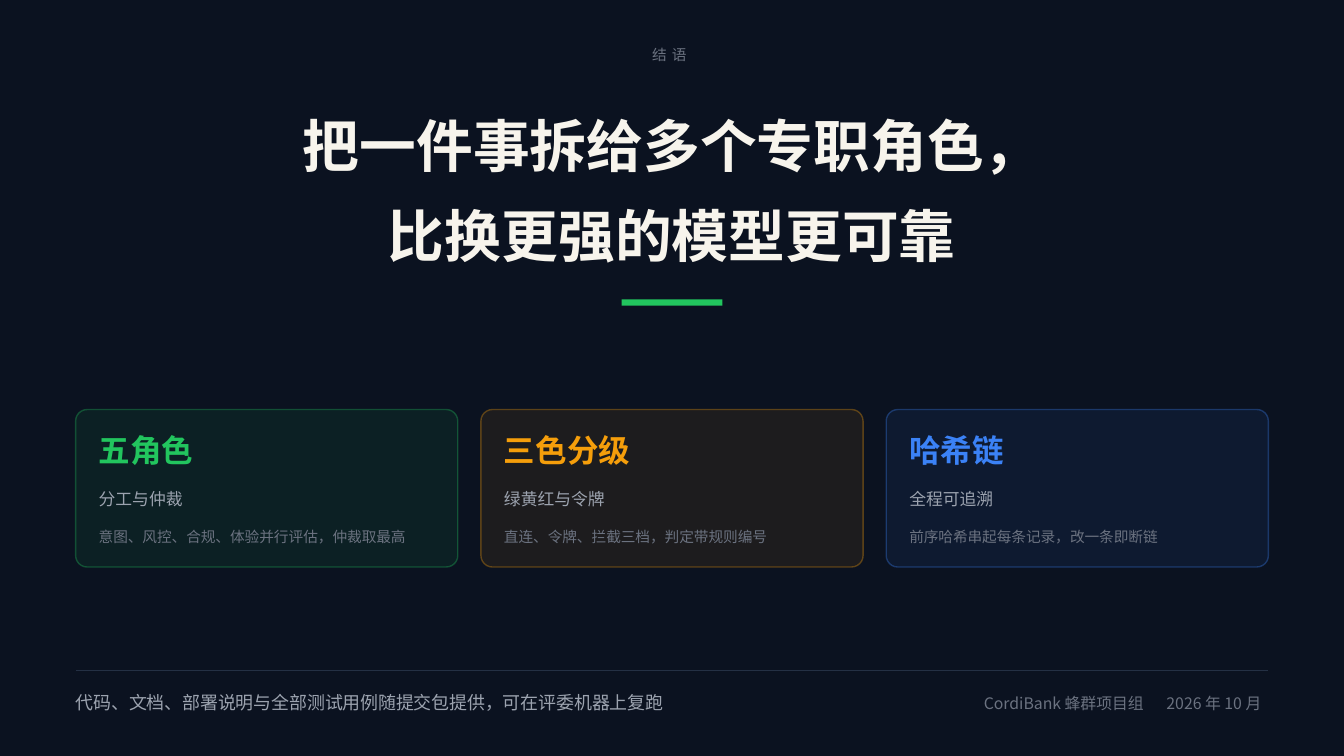
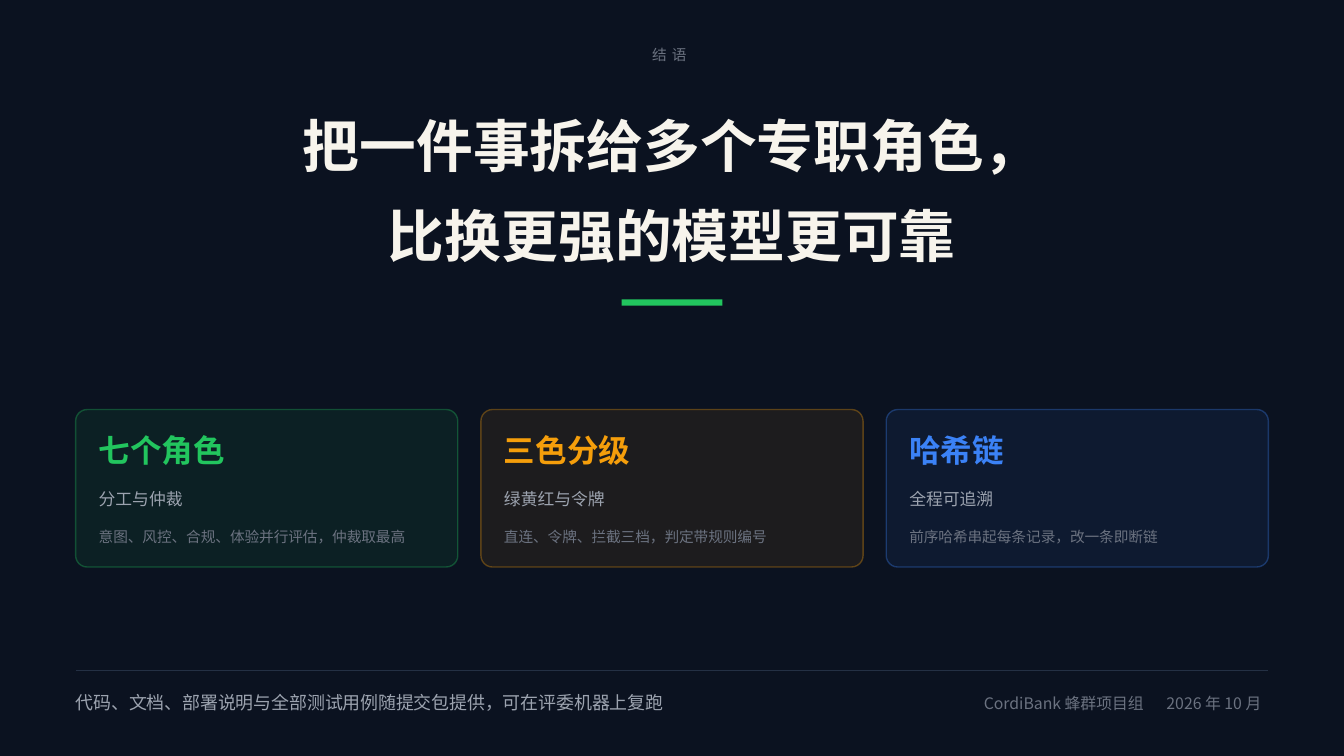
Before and after one commit to MakeBlackSheepGreat/CordiBank, a slide deck: slide 13 of ppt/面向金融的蜂群多智能体系统-答辩材料/面向金融的蜂群多智能体系统-答辩材料.pptx. Drawn at 1344x756 pixels with LibreOffice and Linux fonts; fonts in the diff are those of the drawing. Boxes give left, top, right and bottom in pixels: in the first picture for what was removed or moved away, otherwise in the second. Text is boxed around its words. In the diff, an @@ line names an element or a change of style, - is before the commit and + after.

```diff
--- a/ppt/面向金融的蜂群多智能体系统-答辩材料/面向金融的蜂群多智能体系统-答辩材料.pptx
+++ b/ppt/面向金融的蜂群多智能体系统-答辩材料/面向金融的蜂群多智能体系统-答辩材料.pptx
@@ text at <box>99,435,225,465</box>: text changed @@
-五角色
+七个角色
```
Also in this commit, not shown: 2 other slides changed, 13 other files.
